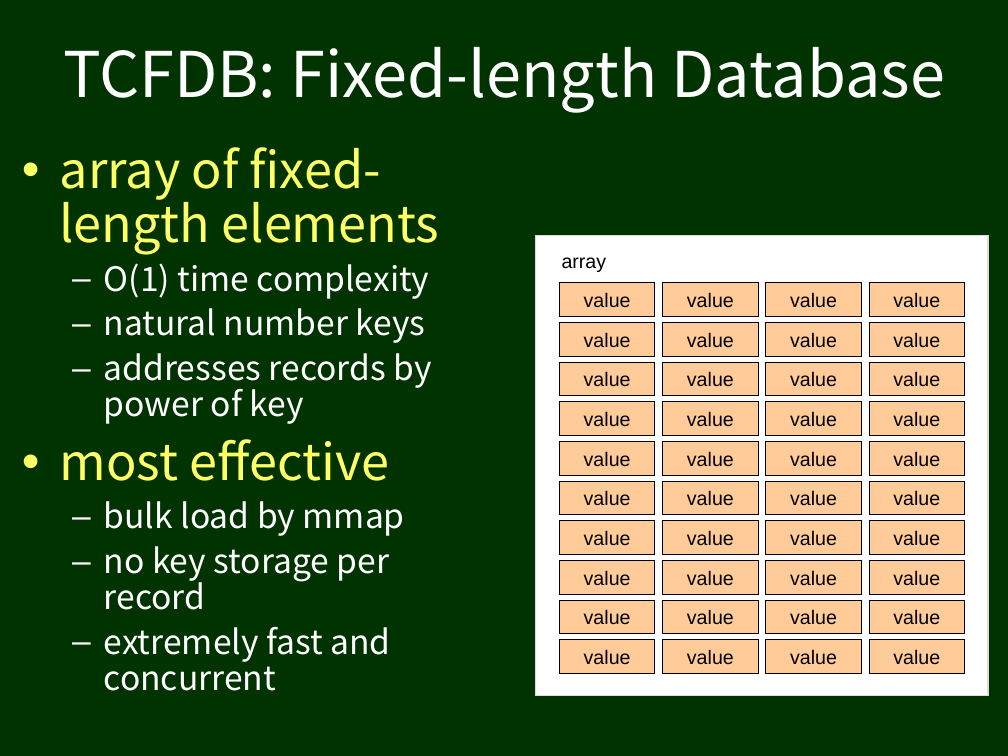
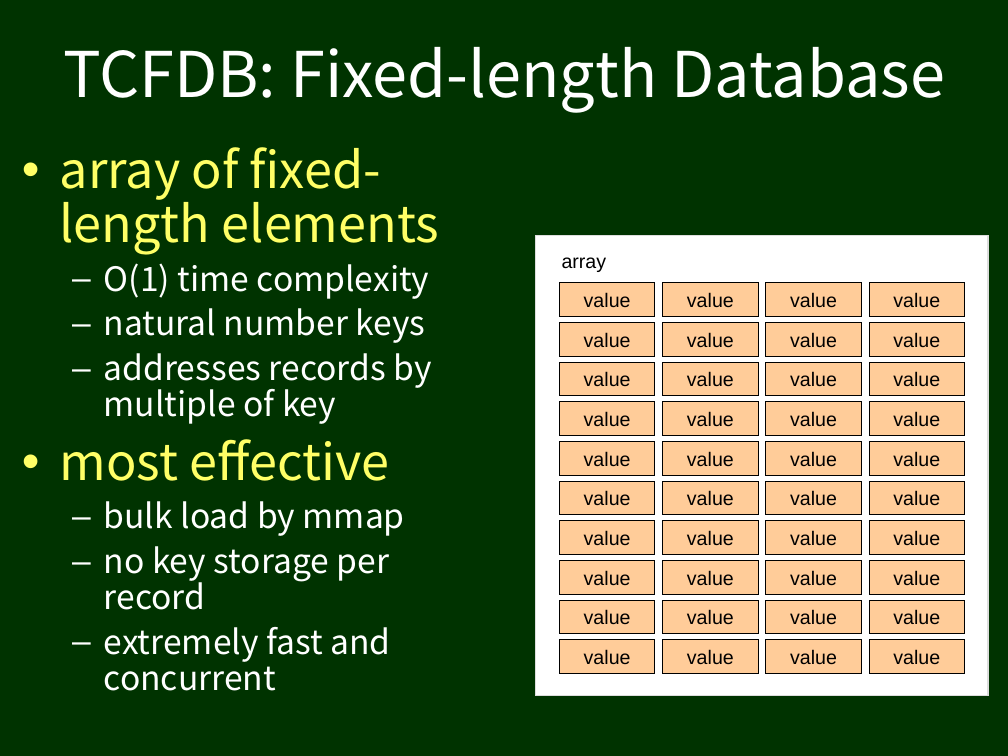
Before and after one commit to clement/tokyo-cabinet, a slide deck: slide 8 of doc/tokyoproducts.ppt. Drawn at 1008x756 pixels with LibreOffice and Linux fonts; fonts in the diff are those of the drawing. Boxes give left, top, right and bottom in pixels: in the first picture for what was removed or moved away, otherwise in the second. Text is boxed around its words. In the diff, an @@ line names an element or a change of style, - is before the commit and + after.

```diff
--- a/doc/tokyoproducts.ppt
+++ b/doc/tokyoproducts.ppt
@@ text at (x1=104, y1=353, x2=432, y2=424): text changed @@
-  – addresses records by power of key
+  – addresses records by multiple of key
```
Also in this commit, not shown: 2 other slides changed, 16 other files.
